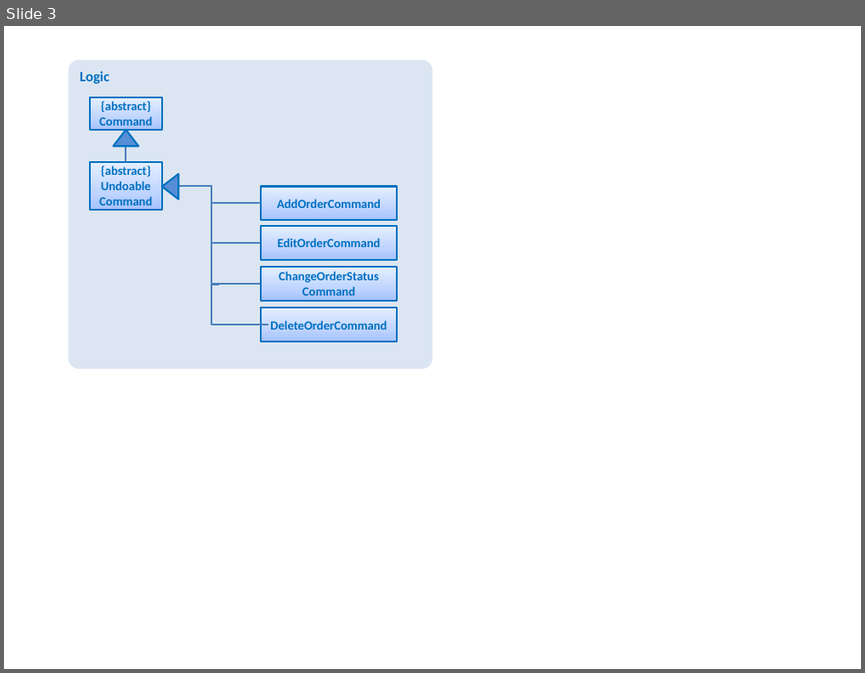
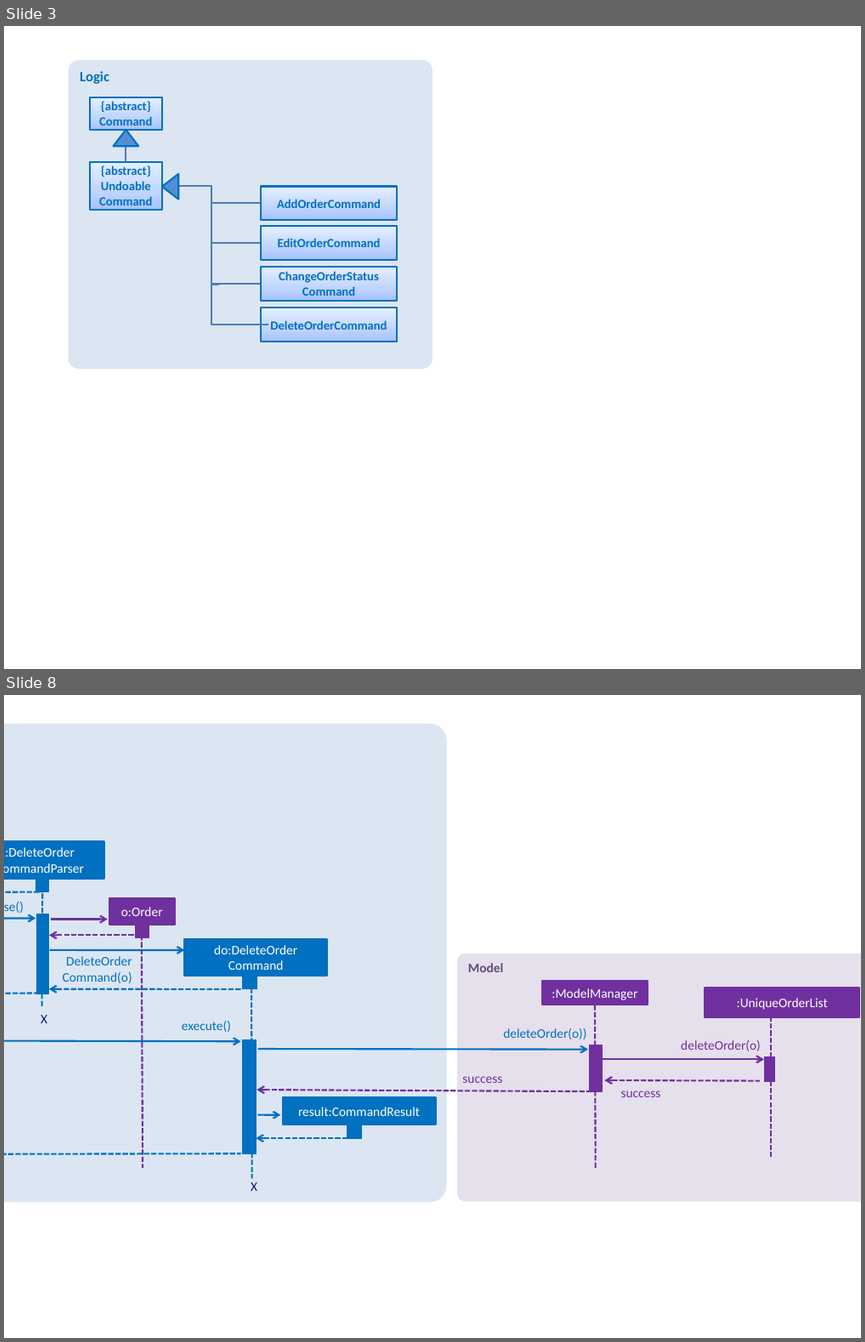
Before and after one commit to CS2103JAN2018-W13-B1/addressbook-level4, a slide deck: docs/diagrams/OrderManagementUMLDiagrams.pptx. Shown one above the other, each under a label of ours: slide 3 before the commit, slides 3 and 8 after it; the slides between them are not shown. The pictures are 865x673 and 865x1342 pixels, drawn with LibreOffice and Linux fonts; fonts in the diff are those of the drawing. Boxes give left, top, right and bottom in pixels: in the first picture for what was removed or moved away, otherwise in the second. Text is boxed around its words. In the diff, an @@ line names an element or a change of style, - is before the commit and + after.

```diff
--- a/docs/diagrams/OrderManagementUMLDiagrams.pptx
+++ b/docs/diagrams/OrderManagementUMLDiagrams.pptx
@@ slide 8 added at [4,695,861,1338], background #FFFFFF @@
@@ group added at [4,723,861,1202]: 15 arrows, 14 rectangles, 9 texts, 5 lines, 2 rounded rectangles @@
+Model
+Logic
+deleteOrder(o))
+:ModelManager
+X
+do:DeleteOrder
+Command
+:UniqueOrderList
+deleteOrder(o)
+success
+success
+:DeleteOrder
+CommandParser
+DeleteOrder
+Command(o)
+X
+execute()
+result:CommandResult
+o:Order
+parse()
```
Also in this commit, not shown: 2 slides changed, 2 other slides added, 5 other files.
